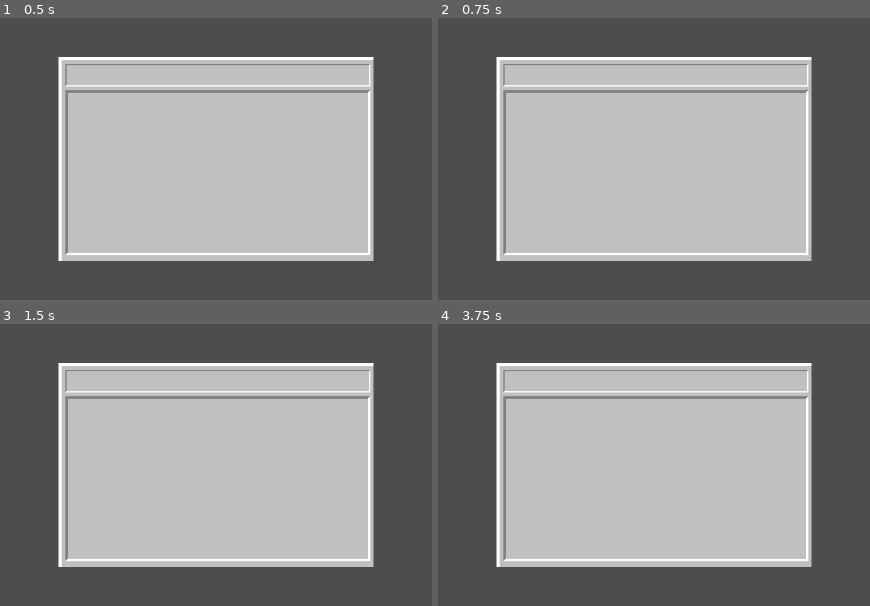
Above: before the commit, frames 1-4 (two rows, left to right).
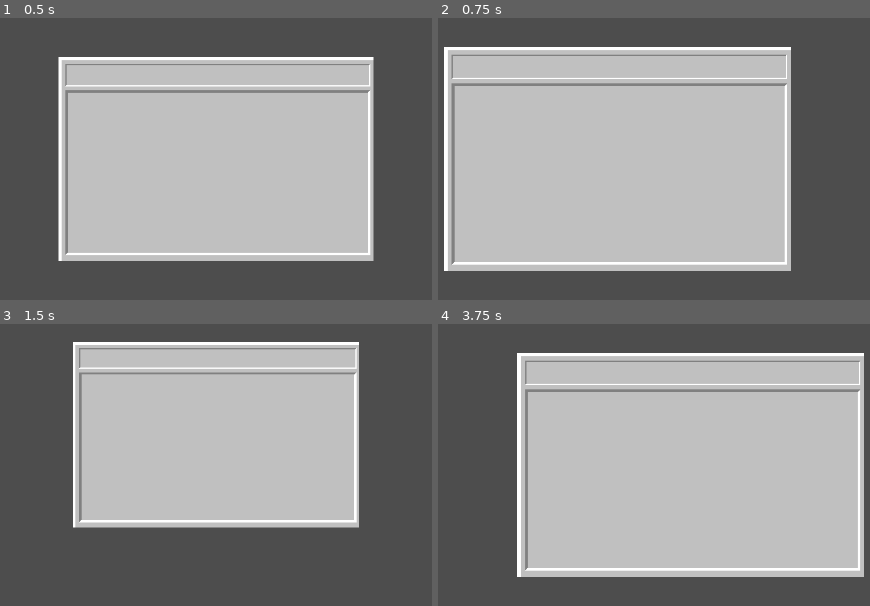
Above: after the commit, the same moments.

Repository: fjasl/mine-sweeper-godot
Game: Godot game, scene res://UnitTest/Main.tscn
Two runs of this game, one before a commit and one after it. Both use one fixed random seed, a clock stepped at 60 frames per second and the inputs below.
Inputs (mouse positions are in pixels of both pictures, inside the frame that each line leads up to):
- Up to frame 1 (0.5 s): no input
- Up to frame 2 (0.75 s): tap Enter at 0.5 s; move the mouse to (831, 136) at 0.52 s; hold Right (ui_right) from 0.53 s (still down); tap Mouse wheel up (zoom_in, bound only after the commit) at 0.6 s
- Up to frame 3 (1.5 s): tap Mouse wheel down (zoom_out, bound only after the commit) at 0.8, 1.35 s; tap Space at 1.25 s; move the mouse to (56, 487) at 1.27 s; release Right (ui_right) at 1.28 s; hold Down (ui_down) from 1.28 s (still down)
- Up to frame 4 (3.75 s): tap Mouse wheel up (zoom_in, bound only after the commit) at 1.55, 2.1, 3.05, 3.6 s; tap Enter at 2, 3.5 s; move the mouse to (736, 366) at 2.02 s; release Down (ui_down) at 2.03 s; hold Right (ui_right) 2.03-2.78 s; tap Mouse wheel down (zoom_out, bound only after the commit) at 2.3, 2.85 s; tap Space at 2.75 s; move the mouse to (615, 555) at 2.77 s; hold Up (ui_up) 2.78-3.53 s; move the mouse to (outside the picture) at 3.52 s; hold Left (ui_left) from 3.53 s (still down)

Frame 1 is identical in both runs. In frame 2, 23% of the frame differs, in the area x 1-87%, y 10-90%; in frame 3, 24%, in the area x 13-87%, y 6-87%; in frame 4, 23%.

Commit message:
feat(UnitTest): add pannable/zoomable camera for the board view
- add Camera2D controller (camera_2d.gd): arrow-key pan, wheel zoom,
  and clamp the view within the canvas
- add Main root script (main.gd): frame the camera on the board center
  at startup and set the initial zoom
- Main.tscn: attach main.gd, add the Camera2D node, and move the board
  to (640, 360)
- project.godot: register zoom_in / zoom_out input actions (wheel +
  gamepad), plus arrow-key / gamepad bindings

Diff:
--- a/UnitTest/Main.tscn
+++ b/UnitTest/Main.tscn
@@ -1,8 +1,16 @@
 [gd_scene format=3 uid="uid://deq4ijgs2kxpx"]
 
 [ext_resource type="Script" uid="uid://djcmeni3g5f2l" path="res://UnitTest/background.gd" id="1_7b1y1"]
+[ext_resource type="Script" uid="uid://cllw4hhwrgo4t" path="res://UnitTest/main.gd" id="1_ydgul"]
+[ext_resource type="Script" uid="uid://dc8iva4vtllhp" path="res://UnitTest/camera_2d.gd" id="2_gm1ts"]
 
 [node name="Main" type="Node2D" unique_id=289937505]
+script = ExtResource("1_ydgul")
 
 [node name="Background" type="Node2D" parent="." unique_id=105807495]
+position = Vector2(640, 360)
 script = ExtResource("1_7b1y1")
+
+[node name="Camera2D" type="Camera2D" parent="." unique_id=1105508075]
+position = Vector2(640, 360)
+script = ExtResource("2_gm1ts")
--- /dev/null
+++ b/UnitTest/camera_2d.gd
@@ -0,0 +1,27 @@
+extends Camera2D
+
+@export var min_zoom := 0.5
+@export var max_zoom := 5.0
+@export var move_speed := 400.0
+
+func _process(delta: float) -> void:
+	# 平移：ui_* 内置 action
+	position += Input.get_vector("ui_left","ui_right","ui_up","ui_down") * move_speed * delta
+
+	# 缩放：自定义 action，滚轮每滚一格是"刚按下"，用 is_action_just_pressed
+	if Input.is_action_just_pressed("zoom_in"):
+		_zoom(1.1)
+	if Input.is_action_just_pressed("zoom_out"):
+		_zoom(1.0 / 1.1)
+
+	_clamp_to_canvas()
+
+func _clamp_to_canvas() -> void:
+	var canvas := get_viewport_rect()
+	var half := canvas.size / 2.0 / zoom
+	if canvas.size.x >= half.x * 2 and canvas.size.y >= half.y * 2:
+		position.x = clampf(position.x, canvas.position.x + half.x, canvas.end.x - half.x)
+		position.y = clampf(position.y, canvas.position.y + half.y, canvas.end.y - half.y)
+
+func _zoom(f: float) -> void:
+	zoom = (zoom * f).clamp(Vector2(min_zoom, min_zoom), Vector2(max_zoom, max_zoom))
--- /dev/null
+++ b/UnitTest/main.gd
@@ -0,0 +1,17 @@
+extends Node2D
+
+
+@onready var cam: Camera2D = $Camera2D
+@onready var board: Node2D = $Background
+
+# Called when the node enters the scene tree for the first time.
+func _ready() -> void:
+	#移动相机到正确视野
+	cam.position = board.position + board.board_size() / 2.0
+	#相机缩放
+	cam.zoom = Vector2(1,1)
+
+
+# Called every frame. 'delta' is the elapsed time since the previous frame.
+func _process(delta: float) -> void:
+	pass
--- a/project.godot
+++ b/project.godot
@@ -30,6 +30,45 @@
 
 enabled=PackedStringArray("res://addons/godot_core_system/plugin.cfg")
 
+[input]
+
+ui_left={
+"deadzone": 0.5,
+"events": [Object(InputEventKey,"resource_local_to_scene":false,"resource_name":"","device":16,"window_id":0,"alt_pressed":false,"shift_pressed":false,"ctrl_pressed":false,"meta_pressed":false,"pressed":false,"keycode":4194319,"physical_keycode":0,"key_label":0,"unicode":0,"location":0,"echo":false,"script":null)
+, Object(InputEventJoypadMotion,"resource_local_to_scene":false,"resource_name":"","device":-1,"axis":0,"axis_value":-1.0,"script":null)
+]
+}
+ui_right={
+"deadzone": 0.5,
+"events": [Object(InputEventKey,"resource_local_to_scene":false,"resource_name":"","device":16,"window_id":0,"alt_pressed":false,"shift_pressed":false,"ctrl_pressed":false,"meta_pressed":false,"pressed":false,"keycode":4194321,"physical_keycode":0,"key_label":0,"unicode":0,"location":0,"echo":false,"script":null)
+, Object(InputEventJoypadMotion,"resource_local_to_scene":false,"resource_name":"","device":-1,"axis":0,"axis_value":1.0,"script":null)
+]
+}
+ui_up={
+"deadzone": 0.5,
+"events": [Object(InputEventKey,"resource_local_to_scene":false,"resource_name":"","device":16,"window_id":0,"alt_pressed":false,"shift_pressed":false,"ctrl_pressed":false,"meta_pressed":false,"pressed":false,"keycode":4194320,"physical_keycode":0,"key_label":0,"unicode":0,"location":0,"echo":false,"script":null)
+, Object(InputEventJoypadMotion,"resource_local_to_scene":false,"resource_name":"","device":-1,"axis":1,"axis_value":-1.0,"script":null)
+]
+}
+ui_down={
+"deadzone": 0.5,
+"events": [Object(InputEventKey,"resource_local_to_scene":false,"resource_name":"","device":16,"window_id":0,"alt_pressed":false,"shift_pressed":false,"ctrl_pressed":false,"meta_pressed":false,"pressed":false,"keycode":4194322,"physical_keycode":0,"key_label":0,"unicode":0,"location":0,"echo":false,"script":null)
+, Object(InputEventJoypadMotion,"resource_local_to_scene":false,"resource_name":"","device":-1,"axis":1,"axis_value":1.0,"script":null)
+]
+}
+zoom_out={
+"deadzone": 0.2,
+"events": [Object(InputEventMouseButton,"resource_local_to_scene":false,"resource_name":"","device":-1,"window_id":0,"alt_pressed":false,"shift_pressed":false,"ctrl_pressed":false,"meta_pressed":false,"button_mask":16,"position":Vector2(359, 28),"global_position":Vector2(368, 76),"factor":1.0,"button_index":5,"canceled":false,"pressed":true,"double_click":false,"script":null)
+, Object(InputEventJoypadMotion,"resource_local_to_scene":false,"resource_name":"","device":-1,"axis":3,"axis_value":1.0,"script":null)
+]
+}
+zoom_in={
+"deadzone": 0.2,
+"events": [Object(InputEventMouseButton,"resource_local_to_scene":false,"resource_name":"","device":-1,"window_id":0,"alt_pressed":false,"shift_pressed":false,"ctrl_pressed":false,"meta_pressed":false,"button_mask":8,"position":Vector2(243, 9),"global_position":Vector2(252, 57),"factor":1.0,"button_index":4,"canceled":false,"pressed":true,"double_click":false,"script":null)
+, Object(InputEventJoypadMotion,"resource_local_to_scene":false,"resource_name":"","device":-1,"axis":3,"axis_value":-1.0,"script":null)
+]
+}
+
 [physics]
 
 3d/physics_engine="Jolt Physics"
Not shown, added: UnitTest/camera_2d.gd.uid
Not shown, added: UnitTest/main.gd.uid
